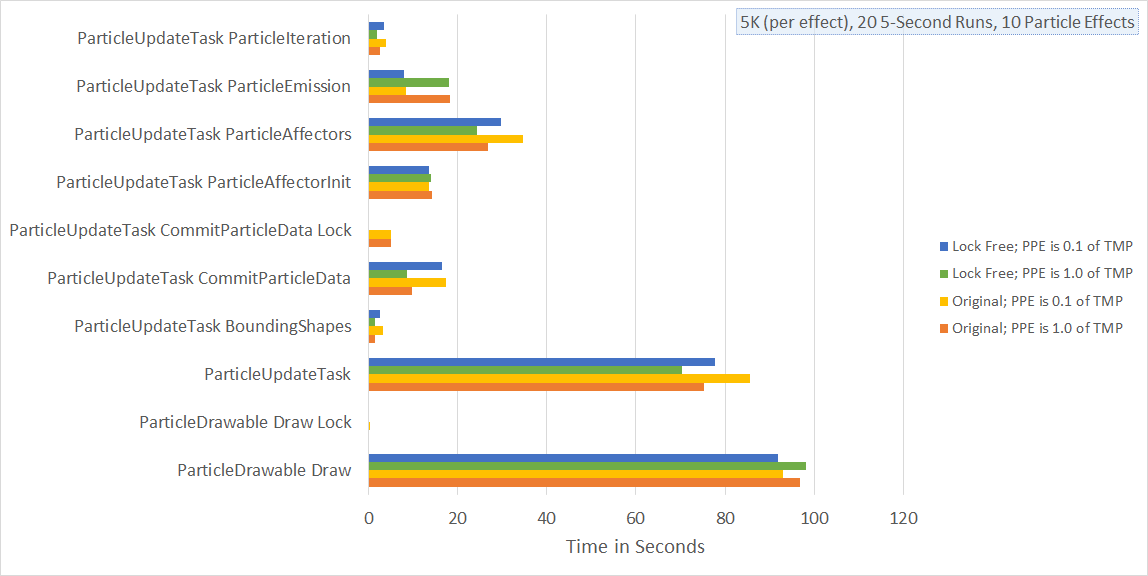
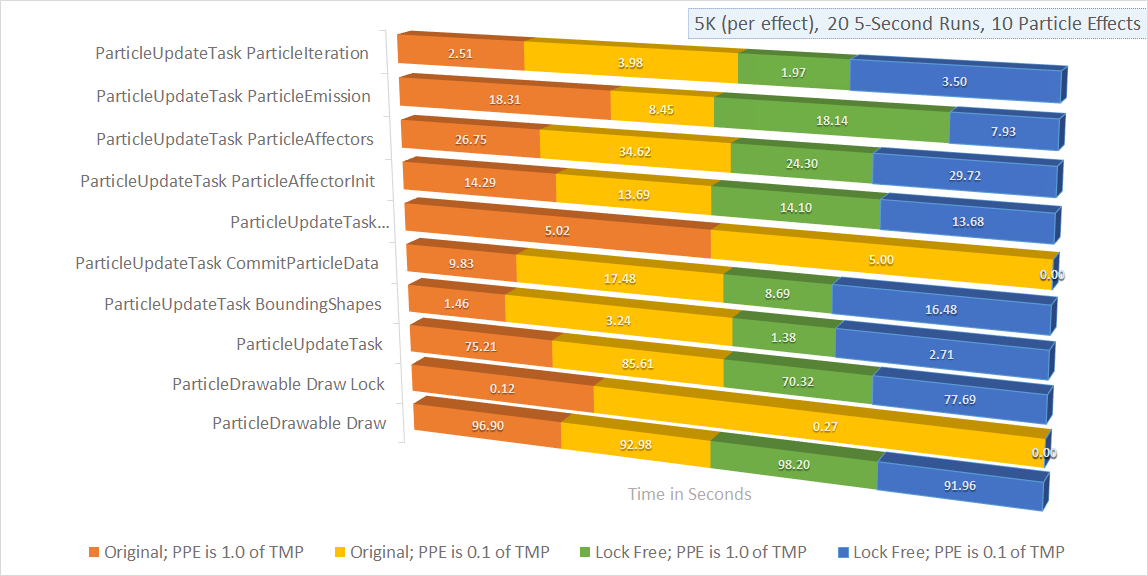
Revision of a layered 1148 × 576 image; what changed, layer by layer:
added layer "Layer 2" above "Layer 1" over [10, 8, 1147, 561]
